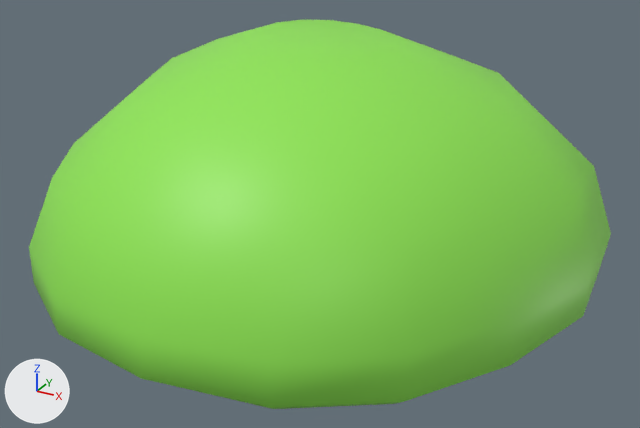
Renders of the FBX model Models/environment/mushroom3.fbx from each side of a commit.
Rendered twice from a 50 mm lens placed at (1.415, -2.552, 1.833), pointed at (0.026, -0.026, 0.57). The axes (+X, +Y, +Z) are drawn at lower left. The lights are the same throughout. Where no turn or scale is listed for an object, it has been applied to the vertices.

Objects in the first picture: 'mushroom.002'.
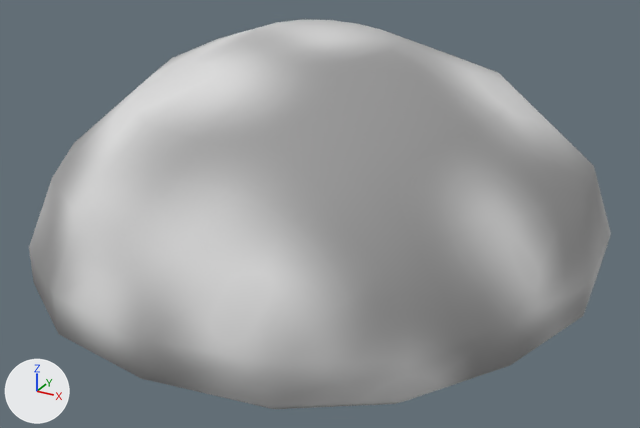
Commit message: added updated mushrooms

Where the newer file only moved an object's origin or applied its transform, the numbers keep the older frame.

Where the change shows, as pixel boxes (x1, y1, x2, y2) in the pictures (640 x 428 px):
'mushroom.002', surface changed (green to grey): (29, 19, 611, 409) in both

The change, as a diff of the scene's bpy script:
```diff
--- a/Models/environment/mushroom3.fbx.py
+++ b/Models/environment/mushroom3.fbx.py
@@ img_mushroom_head_basecolor_png @@
+img_mushroom_head_basecolor_png = load_image('mushroom_head_basecolor.png', '../../Textures/environment/mushroom_head/mushroom_head_basecolor.png', 1024, 1024, 'sRGB')
@@ mat_material_002 @@
 mat_material_002 = principled_material('Material.002')
-mat_material_002.base_color = (0.28, 0.8, 0.0874)  # green #90e753
+mat_material_002.texture = img_mushroom_head_basecolor_png
@@ me_cylinder_012 @@
 me_cylinder_012.from_pydata(...)  # 176 vertices, 161 faces; spans x -0.97..0.97, y -0.99..0.92, z -0.05..1.2
 # used by ob_mushroom_002; location = (0.0, 0.0, 0.0)
+# me_cylinder_012 part 1: texture (UV) coordinates of 161 of 161 faces, centred in x -0.94..0.95, y -0.96..0.89, z 0.01..1.18, changed; they spanned u 0.0..1.0, v 0.0..0.94 and now span u -1.14..2.51, v -0.87..2.15
 me_cylinder_012.materials.append(mat_material_002)
```
